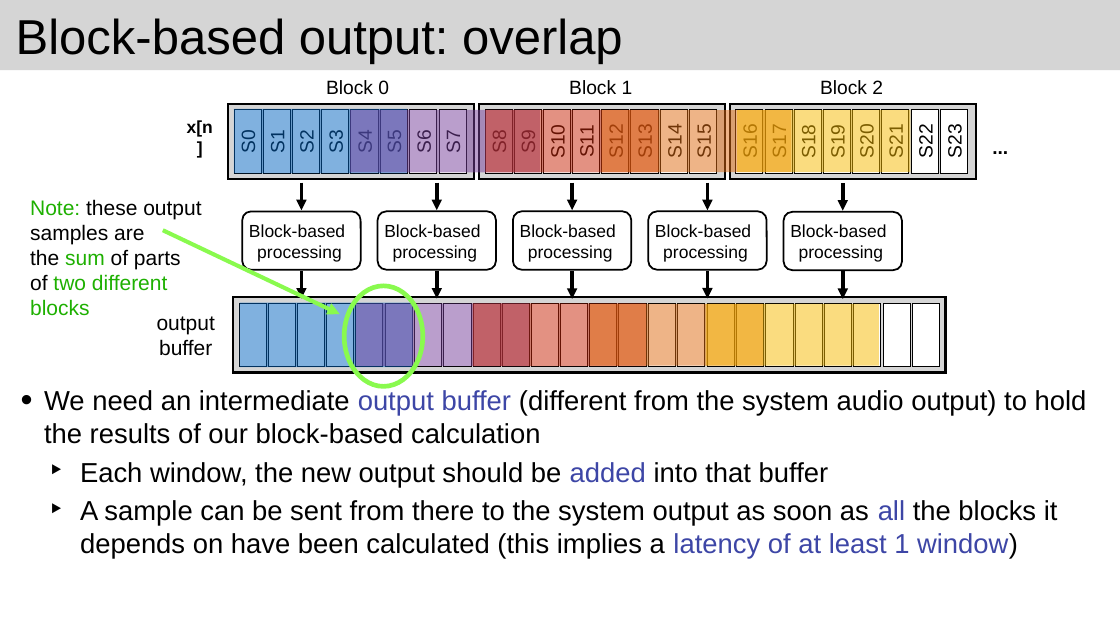
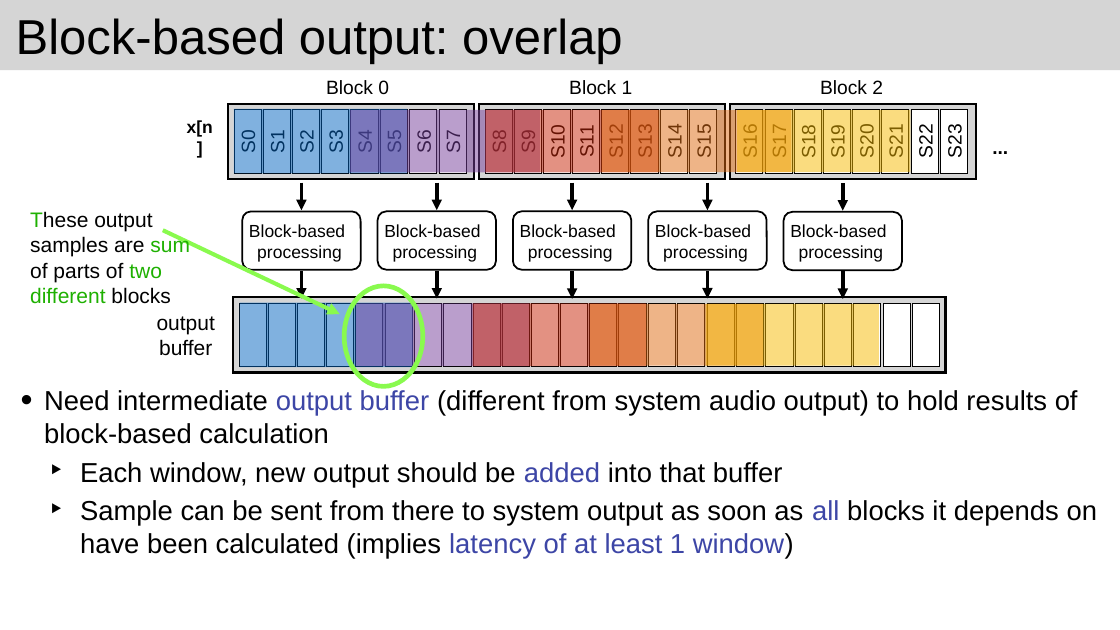
Before and after one commit to joshreiss/Audio-programming-with-VST-and-JUCE, a slide deck: slide 13 of 10 Phase vocoder/Phase vocoder 1 - Empty phase vocoder.pptx (slide 12 before the commit). Drawn at 1120x630 pixels with LibreOffice and Linux fonts; fonts in the diff are those of the drawing. Boxes give left, top, right and bottom in pixels: in the first picture for what was removed or moved away, otherwise in the second. Text is boxed around its words. In the diff, an @@ line names an element or a change of style, - is before the commit and + after.

```diff
--- a/10 Phase vocoder/Phase vocoder 1 - Empty phase vocoder.pptx
+++ b/10 Phase vocoder/Phase vocoder 1 - Empty phase vocoder.pptx
@@ text at <box>30,211,190,304</box>: text changed @@
-Note: these output
-samples are
-the sum of parts
-of two different
-blocks
+These output
+samples are sum of parts of two different blocks
@@ text at <box>44,390,1097,559</box>: text changed @@
-• We need an intermediate output buffer (different from the system audio output) to hold the results of our block-based calculation
-  ‣ Each window, the new output should be added into that buffer
-  ‣ A sample can be sent from there to the system output as soon as all the blocks it depends on have been calculated (this implies a latency of at least 1 window)
+• Need intermediate output buffer (different from system audio output) to hold results of block-based calculation
+  ‣ Each window, new output should be added into that buffer
+  ‣ Sample can be sent from there to system output as soon as all blocks it depends on have been calculated (implies latency of at least 1 window)
```
Also in this commit, not shown: 10 other slides changed, 2 slides added, 3 slides removed, 47 other files.
